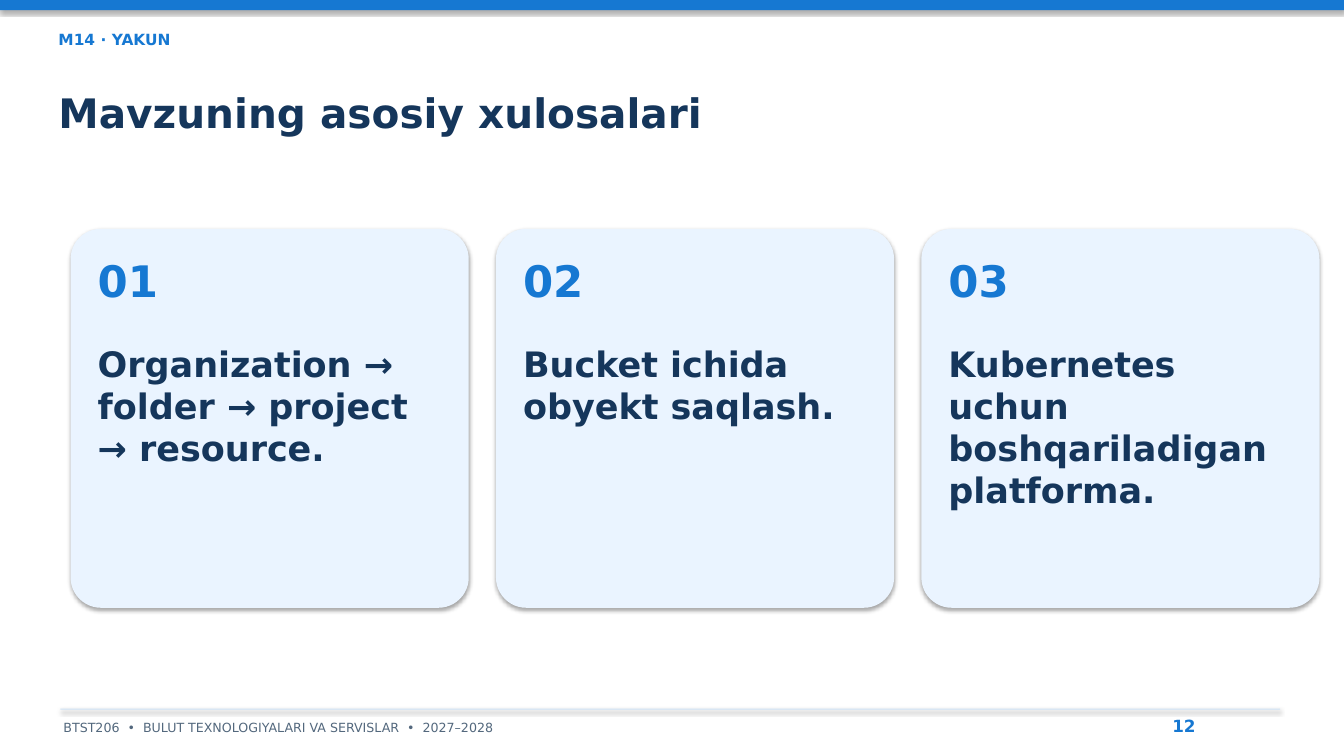
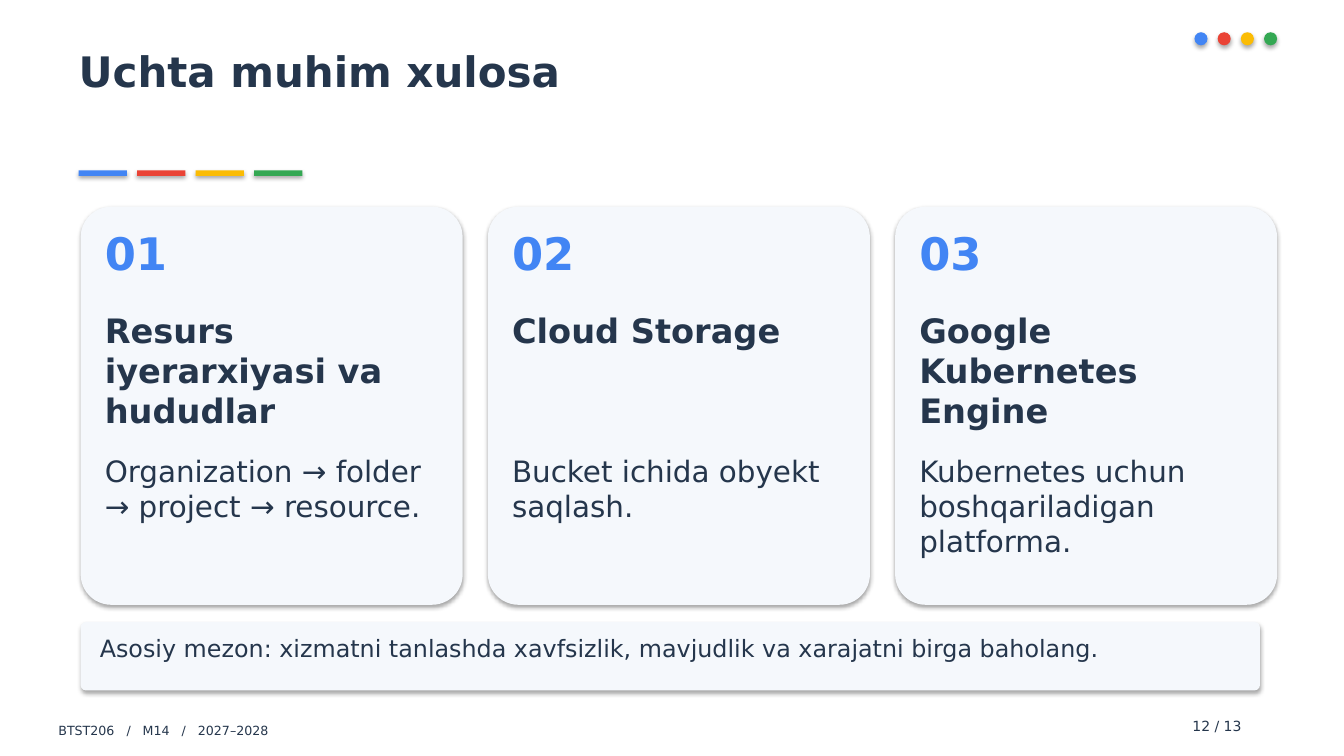
Before and after one commit to all1991here-dot/prezentatsiyalar, a slide deck: slide 12 of PPTX/M14_Prezentatsiya.pptx. Drawn at 1344x756 pixels with LibreOffice and Linux fonts; fonts in the diff are those of the drawing. Boxes give left, top, right and bottom in pixels: in the first picture for what was removed or moved away, otherwise in the second. Text is boxed around its words. In the diff, an @@ line names an element or a change of style, - is before the commit and + after.

Commit message:
Redesign 18 lecture decks with distinct styles and sourced online images

```diff
--- a/PPTX/M14_Prezentatsiya.pptx
+++ b/PPTX/M14_Prezentatsiya.pptx
@@ rectangle removed at bbox=[0, 0, 1344, 10] @@
@@ text removed at bbox=[58, 33, 171, 46] @@
-M14 · YAKUN
@@ text added at bbox=[79, 55, 559, 88], 30 pt, text #25364C, bold @@
+Uchta muhim xulosa
@@ ellipse added at bbox=[1195, 32, 1208, 45], fill #4285F4 @@
@@ ellipse added at bbox=[1218, 32, 1231, 45], fill #EA4335 @@
@@ ellipse added at bbox=[1241, 32, 1254, 45], fill #FBBC04 @@
@@ ellipse added at bbox=[1264, 32, 1277, 45], fill #34A853 @@
@@ text removed at bbox=[58, 97, 702, 137] @@
-Mavzuning asosiy xulosalari
@@ rectangle added at bbox=[79, 170, 127, 176], fill #4285F4 @@
@@ rectangle added at bbox=[137, 170, 186, 176], fill #EA4335 @@
@@ rectangle added at bbox=[196, 170, 244, 176], fill #FBBC04 @@
@@ rectangle added at bbox=[254, 170, 302, 176], fill #34A853 @@
@@ rounded rectangle: place and size @@
-rounded rectangle at bbox=[71, 229, 469, 608]
+rounded rectangle at bbox=[81, 207, 463, 605]
@@ rounded rectangle: place and size @@
-rounded rectangle at bbox=[496, 229, 894, 608]
+rounded rectangle at bbox=[488, 207, 870, 605]
@@ fill #EAF4FF to #F5F8FC in 3 elements at bbox=[81, 207, 463, 605], bbox=[488, 207, 870, 605], bbox=[895, 207, 1277, 605] @@
@@ rounded rectangle: place and size @@
-rounded rectangle at bbox=[922, 229, 1320, 608]
+rounded rectangle at bbox=[895, 207, 1277, 605]
@@ text "01": place and size @@
-text "01" at bbox=[98, 264, 158, 298]
+text "01" at bbox=[105, 236, 167, 271]
@@ text "02": place and size @@
-text "02" at bbox=[523, 264, 583, 298]
+text "02" at bbox=[512, 236, 574, 271]
@@ size 31 to 32 pt, text colour #1678D2 to #4285F4; less space between paragraphs in 3 elements at bbox=[105, 236, 167, 271], bbox=[512, 236, 574, 271], bbox=[919, 236, 981, 271] @@
@@ text "03": place and size @@
-text "03" at bbox=[948, 264, 1008, 298]
+text "03" at bbox=[919, 236, 981, 271]
@@ text added at bbox=[105, 318, 383, 424], 24 pt, text #25364C, bold @@
+Resurs iyerarxiyasi va hududlar
@@ text added at bbox=[512, 317, 780, 350], 24 pt, text #25364C, bold @@
+Cloud Storage
@@ text added at bbox=[919, 317, 1137, 430], 24 pt, text #25364C, bold @@
+Google Kubernetes Engine
@@ text "Organization → folder → project ...": place and size @@
-text "Organization → folder → project ..." at bbox=[98, 350, 407, 462]
+text "Organization → folder → project ..." at bbox=[105, 459, 421, 523]
@@ text "Bucket ichida obyekt saqlash.": place and size @@
-text "Bucket ichida obyekt saqlash." at bbox=[523, 350, 835, 427]
+text "Bucket ichida obyekt saqlash." at bbox=[512, 459, 820, 523]
@@ size 25 to 21 pt, text colour #15365B to #25364C, bold off; less space between paragraphs in 3 elements at bbox=[105, 459, 421, 523], bbox=[512, 459, 820, 523], bbox=[919, 459, 1186, 558] @@
@@ text "Kubernetes uchun boshqariladigan platforma.": place and size @@
-text "Kubernetes uchun boshqariladigan platforma." at bbox=[948, 350, 1266, 511]
+text "Kubernetes uchun boshqariladigan platforma." at bbox=[919, 459, 1186, 558]
@@ rounded rectangle added at bbox=[81, 622, 1260, 691], fill #F5F8FC @@
@@ text added at bbox=[100, 639, 1098, 662], 17 pt, text #25364C @@
+Asosiy mezon: xizmatni tanlashda xavfsizlik, mavjudlik va xarajatni birga baholang.
@@ rectangle removed at bbox=[60, 709, 1280, 710] @@
@@ text at bbox=[58, 725, 268, 735]: text changed; text colour #53687D to #25364C @@
-BTST206 • BULUT TEXNOLOGIYALARI VA SERVISLAR • 2027–2028
+BTST206 / M14 / 2027–2028
@@ text at bbox=[1192, 720, 1242, 731]: text changed; size 12 to 10 pt; text colour #1678D2 to #25364C; bold off @@
-12
+12 / 13
```
Also in this commit, not shown: 9 other slides changed, 3 slides added, 3 slides removed, 22 other files.
